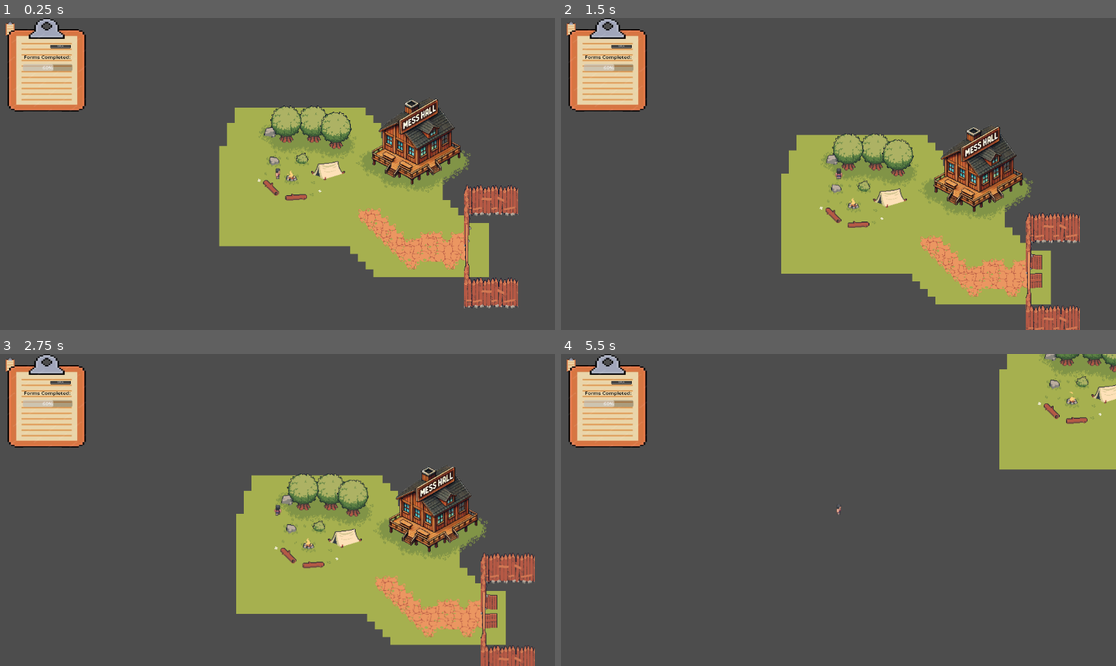
Above: before the commit, frames 1-4 (two rows, left to right).
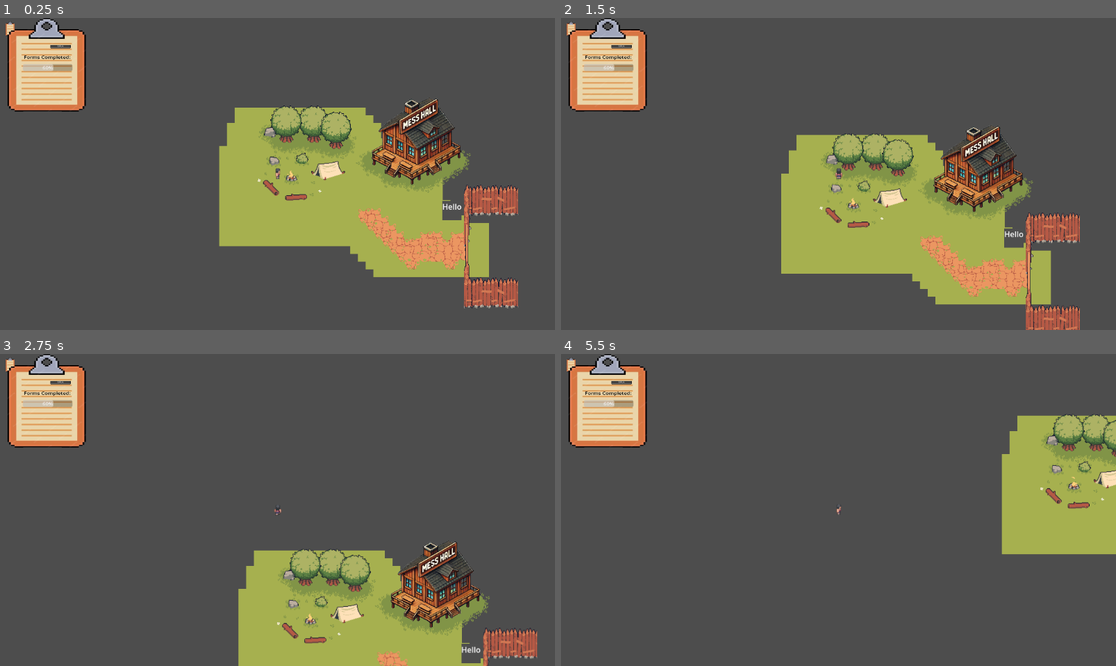
Above: after the commit, the same moments.

Repository: NathanReginato/StaffGame
Game: Godot game, scene res://Sandbox.tscn
The game is run twice, just before and just after one commit, with the same random seed, the same clock (stepped at 60 frames per second) and the same inputs.
Inputs (mouse positions are in pixels of both pictures, inside the frame that each line leads up to):
- Up to frame 1 (0.25 s): no input
- Up to frame 2 (1.5 s): click (572, 27) at 0.52 s; tap Enter at 1.25 s; hold Up (move_up) from 1.28 s (still down)
- Up to frame 3 (2.75 s): keep holding Up (move_up)
- Up to frame 4 (5.5 s): release Up (move_up) at 2.78 s; hold Left (move_left) 2.78-4.28 s; hold Down (move_down) 4.28-5.03 s; hold Right (move_right) from 5.03 s (still down)

The runs differ from the first frame. In frame 1, 0.2% of the frame differs, in the area x 79-84%, y 58-65%; in frame 2, 0.4%; in frame 3, 23%, in the area x 42-97%, y 36-100%; in frame 4, 11%.

Commit message:
make gate open on player enter

Diff:
--- a/Sandbox/CharacterBody2D.gd
+++ b/Sandbox/CharacterBody2D.gd
@@ -2,8 +2,6 @@
 @export var speed = 400
 @onready var _animated_sprite = $AnimatedSprite2D
 var is_player = true
-
-
 
 func get_input():
 	var input_direction = Input.get_vector("move_left", "move_right", "move_up", "move_down")
--- a/Sandbox/Gate.gd
+++ b/Sandbox/Gate.gd
@@ -1,10 +1,13 @@
 extends Area2D
-
+var _gate_open = false
 # Called when the node enters the scene tree for the first time.
 func _ready():
 	self.monitoring = true
 
 
 func _on_body_entered(body):
-	print("player entered", body)
-	get_node("Gate/AnimatedSprite2D").play("gate_open")
+	if "is_player" in body and body.is_player == true:
+		if _gate_open == false:
+			get_node("Gate/AnimatedSprite2D").play("gate_open")
+			get_node("Gate/CollisionShape2D").disabled = true
+			_gate_open = true
--- a/Sandbox/Sandbox.tscn
+++ b/Sandbox/Sandbox.tscn
@@ -749,30 +749,30 @@
 [node name="Game" type="Node2D"]
 position = Vector2(-28, -7)
 
-[node name="CharacterBody2D" type="CharacterBody2D" parent="."]
+[node name="Player" type="CharacterBody2D" parent="."]
 position = Vector2(330, 148)
 scale = Vector2(0.684825, 0.535595)
 disable_mode = 2
 script = ExtResource("1_onsfm")
 metadata/_edit_group_ = true
 
-[node name="AnimatedSprite2D" type="AnimatedSprite2D" parent="CharacterBody2D"]
+[node name="AnimatedSprite2D" type="AnimatedSprite2D" parent="Player"]
 z_index = 1
 position = Vector2(-5.34058e-05, -7.62939e-06)
 scale = Vector2(1.9281, 2.18769)
 sprite_frames = SubResource("SpriteFrames_oo55t")
 animation = &"WalkEast"
 
-[node name="CollisionShape2D" type="CollisionShape2D" parent="CharacterBody2D"]
+[node name="CollisionShape2D" type="CollisionShape2D" parent="Player"]
 z_index = 1
 position = Vector2(-1.52588e-05, -1.14441e-05)
 shape = SubResource("CapsuleShape2D_66y4t")
 
-[node name="Camera2D" type="Camera2D" parent="CharacterBody2D"]
+[node name="Camera2D" type="Camera2D" parent="Player"]
 position = Vector2(-1.52588e-05, -1.14441e-05)
 script = ExtResource("3_q0siy")
 
-[node name="Button" type="Button" parent="CharacterBody2D/Camera2D"]
+[node name="Button" type="Button" parent="Player/Camera2D"]
 offset_left = -839.631
 offset_top = -601.201
 offset_right = -331.631
@@ -781,11 +781,11 @@
 icon = ExtResource("4_12b2n")
 flat = true
 
-[node name="Clipboard" type="Sprite2D" parent="CharacterBody2D/Camera2D"]
+[node name="Clipboard" type="Sprite2D" parent="Player/Camera2D"]
 position = Vector2(-699.449, -423.828)
 texture = ExtResource("4_12b2n")
 
-[node name="Button" type="Button" parent="CharacterBody2D/Camera2D/Clipboard"]
+[node name="Button" type="Button" parent="Player/Camera2D/Clipboard"]
 offset_left = 5.84096
 offset_top = -82.1516
 offset_right = 77.841
@@ -793,7 +793,7 @@
 icon = ExtResource("4_sm6ab")
 flat = true
 
-[node name="ProgressBar" type="ProgressBar" parent="CharacterBody2D/Camera2D/Clipboard"]
+[node name="ProgressBar" type="ProgressBar" parent="Player/Camera2D/Clipboard"]
 z_index = 2
 offset_left = -71.5511
 offset_top = -1.86705
@@ -802,7 +802,7 @@
 max_value = 10.0
 value = 6.0
 
-[node name="Label" type="Label" parent="CharacterBody2D/Camera2D/Clipboard"]
+[node name="Label" type="Label" parent="Player/Camera2D/Clipboard"]
 offset_left = -68.6306
 offset_top = -41.0758
 offset_right = 73.3694
@@ -981,10 +981,22 @@
 [node name="GateArea" type="Node2D" parent="Static Assets"]
 position = Vector2(620, 182)
 
+[node name="ColorRect" type="ColorRect" parent="Static Assets/GateArea"]
+offset_left = 21.0
+offset_top = 12.0
+offset_right = 61.0
+offset_bottom = 52.0
+color = Color(0.306923, 0.306923, 0.306923, 1)
+metadata/_edit_group_ = true
+
+[node name="GateText" type="Label" parent="Static Assets/GateArea/ColorRect"]
+offset_right = 40.0
+offset_bottom = 23.0
+text = "Hello"
+
 [node name="Gate" type="Area2D" parent="Static Assets/GateArea"]
 position = Vector2(72, 73)
 script = ExtResource("20_8bf70")
-metadata/_edit_group_ = true
 
 [node name="CollisionShape2D" type="CollisionShape2D" parent="Static Assets/GateArea/Gate"]
 position = Vector2(-22, 30)
@@ -995,14 +1007,13 @@
 [node name="CollisionShape2D" type="CollisionShape2D" parent="Static Assets/GateArea/Gate/Gate"]
 position = Vector2(0.5, 30)
 shape = SubResource("RectangleShape2D_exjar")
+disabled = true
 
 [node name="AnimatedSprite2D" type="AnimatedSprite2D" parent="Static Assets/GateArea/Gate/Gate"]
 position = Vector2(18.25, 17)
 scale = Vector2(0.97541, 1)
 sprite_frames = SubResource("SpriteFrames_upwwf")
 animation = &"gate_open"
-frame = 5
-frame_progress = 1.0
 
 [node name="Walls" type="StaticBody2D" parent="Static Assets/GateArea"]
 
@@ -1049,6 +1060,6 @@
 scale = Vector2(0.345833, 0.320139)
 texture = ExtResource("26_5qslv")
 
-[connection signal="pressed" from="CharacterBody2D/Camera2D/Button" to="CharacterBody2D" method="_on_button_pressed"]
-[connection signal="pressed" from="CharacterBody2D/Camera2D/Clipboard/Button" to="CharacterBody2D/Camera2D" method="_on_button_pressed"]
+[connection signal="pressed" from="Player/Camera2D/Button" to="Player" method="_on_button_pressed"]
+[connection signal="pressed" from="Player/Camera2D/Clipboard/Button" to="Player/Camera2D" method="_on_button_pressed"]
 [connection signal="body_entered" from="Static Assets/GateArea/Gate" to="Static Assets/GateArea/Gate" method="_on_body_entered"]
Not shown: 1 places in Sandbox/Sandbox.tscn that only renumber resources
